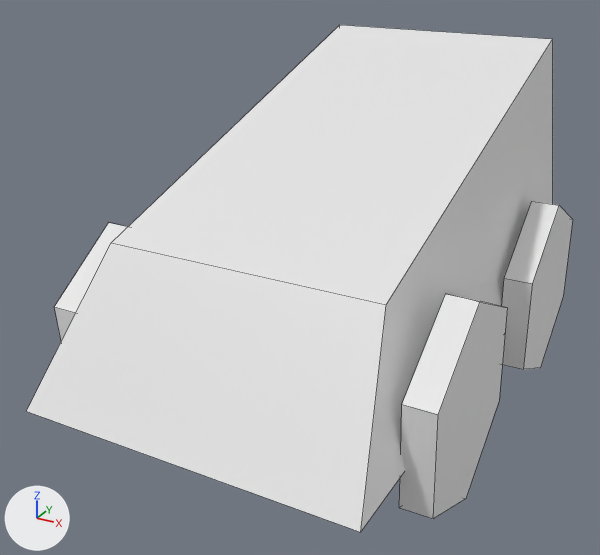
The Blender file Models/car.blend, before and after one commit.
Before and after are seen from a 50 mm camera at (1.27, -2.56, 2.57) aimed at (-0.09, -0.1, 1.34). The lights are fixed; the arrows at lower left show +X, +Y and +Z. The first picture is the older version. Mesh edges are drawn as thin lines.
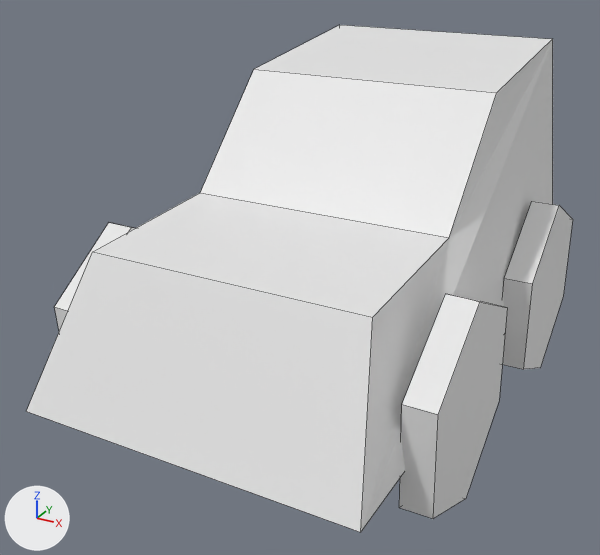
Boxes [x1, y1, x2, y2] around the edits, measured in the pictures (600 x 555 px):
```json
{"part": 1, "of": "me_cylinder_005", "change": "built on", "before": [28, 25, 553, 532], "after": [27, 25, 553, 532]}
```

Edits to the scene script, one JSON object a line:
```json
{"block": "me_cylinder_005", "where": "# used by ob_cylinder_003; location = (-0.643, -0.391, 1.178); rotation_euler = (-1.571, 2.168, -1.571), in degrees (-90, 124, -90); scale = (0.369, 0.369, 0.0521)"}
{"block": "me_cylinder_005", "where": "# verts and faces of me_cylinder_005; kept vertices keep their numbers, new ones are numbered from 56"}
{"block": "me_cylinder_005", "where": "# before: 12 (-0.8, -1.5, 1.1) at pixel (26, 411), 13 (-1.3, 0.0, 3.1) at pixel (111, 242), 14 (2.3, 3.0, 0.8), 15 (0.1, 4.5, 3.1) at pixel (339, 24), 16 (-0.8, -1.5, 23.6) at pixel (360, 532)"}
{"block": "me_cylinder_005", "where": "# before: 17 (-1.3, 0.0, 21.6) at pixel (386, 304), 18 (2.3, 3.0, 23.9), 19 (0.1, 4.5, 21.6) at pixel (552, 38)"}
{"op": "remove", "block": "me_cylinder_005", "code": "me_cylinder_005.from_pydata(...)  # 56 vertices, 38 faces; spans x -1.3..2.4, y -1.5..4.5, z -1.0..25.3"}
{"op": "add", "block": "me_cylinder_005", "code": "me_cylinder_005.from_pydata(...)  # 60 vertices, 40 faces; spans x -1.4..2.4, y -1.5..4.5, z -1.0..25.3"}
{"block": "me_cylinder_005", "change": "me_cylinder_005 part 1"}
{"op": "add", "block": "me_cylinder_005", "code": "delete_faces([(12, 13, 15, 14), (16, 18, 19, 17), (13, 17, 19, 15)])"}
{"op": "add", "block": "me_cylinder_005", "code": "verts[13] = (-1.4, -0.2, 3.1)  # moved, pixel (92, 251)"}
{"op": "add", "block": "me_cylinder_005", "code": "verts[17] = (-1.4, -0.2, 21.6)  # moved, pixel (372, 317)"}
{"op": "add", "block": "me_cylinder_005", "code": "verts[56] = (-0.6, 1.2, 3.1)  # pixel (200, 192)"}
{"op": "add", "block": "me_cylinder_005", "code": "verts[57] = (-0.6, 1.2, 21.6)  # pixel (449, 237)"}
{"op": "add", "block": "me_cylinder_005", "code": "verts[58] = (-0.9, 2.7, 3.1)  # pixel (253, 69)"}
{"op": "add", "block": "me_cylinder_005", "code": "verts[59] = (-0.9, 2.7, 21.6)  # pixel (496, 92)"}
{"op": "add", "block": "me_cylinder_005", "code": "faces += [(12, 13, 56, 58, 15, 14), (16, 18, 19, 59, 57, 17), (13, 17, 57, 56), (56, 57, 59, 58), (15, 58, 59, 19)]"}
```
